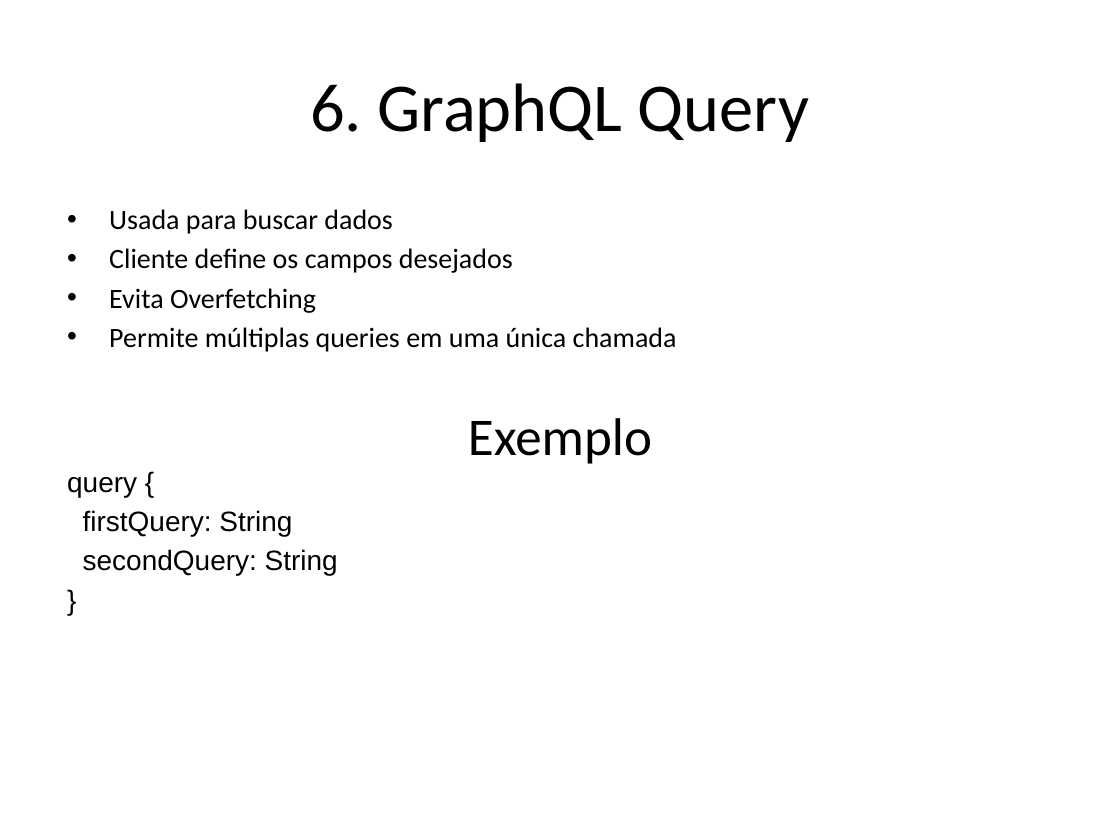
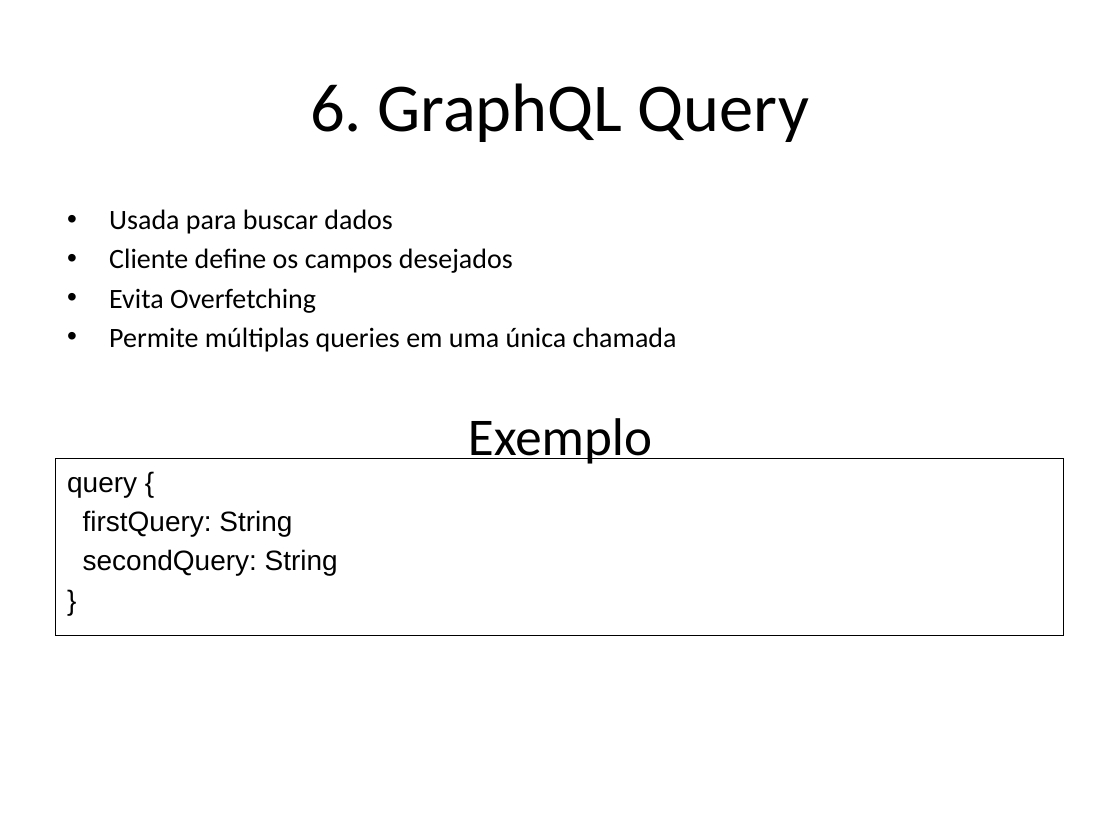
Before and after one commit to pedrobvferreira/graphql, a slide deck: slide 10 of presentation_pt.pptx (slide 8 before the commit). Drawn at 1120x840 pixels with LibreOffice and Linux fonts; fonts in the diff are those of the drawing. Boxes give left, top, right and bottom in pixels: in the first picture for what was removed or moved away, otherwise in the second. Text is boxed around its words. In the diff, an @@ line names an element or a change of style, - is before the commit and + after.

```diff
--- a/presentation_pt.pptx
+++ b/presentation_pt.pptx
@@ rectangle "query {": place and size @@
-rectangle "query {" at [67,477,338,576]
+rectangle "query {" at [56,459,1064,636]
@@ rectangle "query {" at [56,459,1064,636]: outline none to #000000 0.75 pt @@
```
Also in this commit, not shown: 5 other slides changed, 2 slides added, 1 other file.
